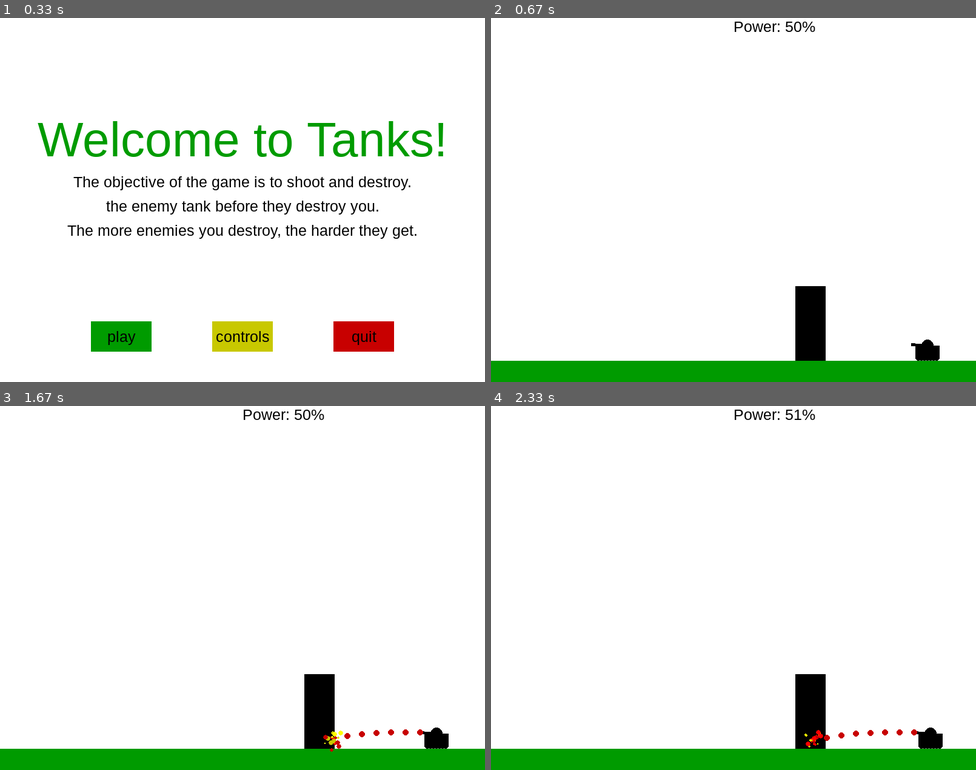
Above: before the commit, frames 1-4 (two rows, left to right).
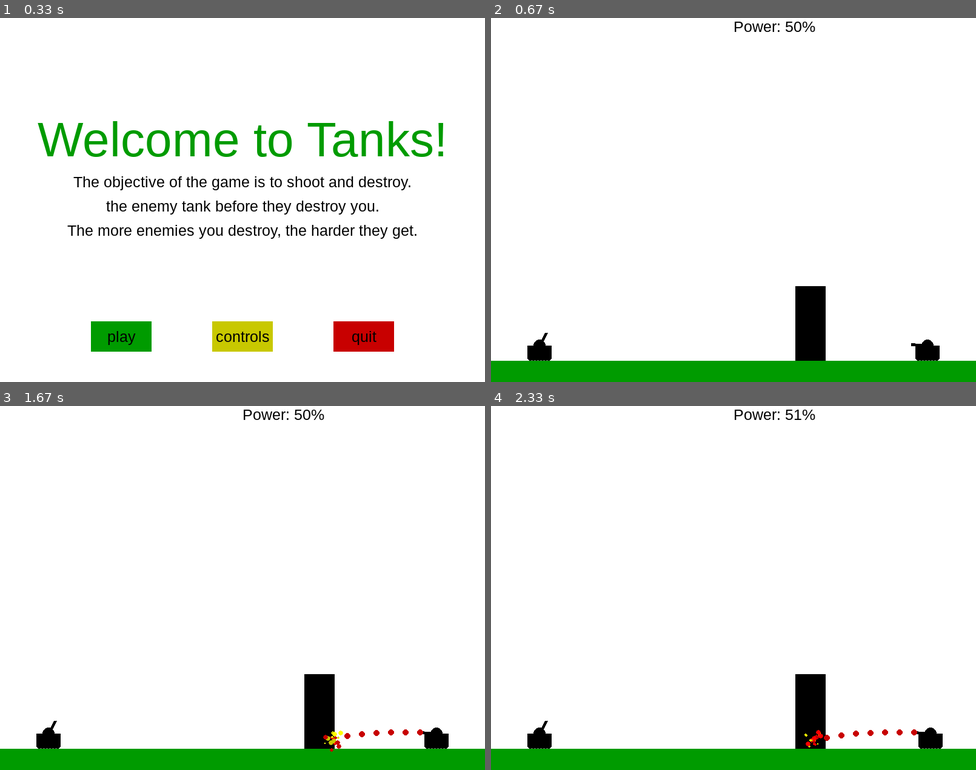
Above: after the commit, the same moments.

Repository: ioarun/pygame-robotics
Game: pygame game, started from tank-game/tank-game.py
Two runs of this game, one before a commit and one after it. Both use one fixed random seed, a clock stepped at 60 frames per second and the inputs below. The source is Python 2; it was converted automatically to run under Python 3.
Inputs:
- Up to frame 1 (0.33 s): no input
- Up to frame 2 (0.67 s): click "play" at 0.42 s
- Up to frame 3 (1.67 s): tap Space at 0.67, 1.07, 1.37 s; hold Right 1-1.47 s; hold D 1-1.47 s
- Up to frame 4 (2.33 s): hold Right 1.83-2.3 s; hold D 1.83-2.3 s; tap Space at 1.9, 2.2 s

Frame 1 is identical in both runs. In frame 2, 0.2% of the frame differs, in the area x 7-13%, y 86-95%; in frame 3, 0.2%; in frame 4, 0.2%.

Commit message:
Add enemy tank

Diff:
--- a/tank-game/tank-game.py
+++ b/tank-game/tank-game.py
@@ -52,6 +52,34 @@
 						(x-15, y - 17),
 						(x-13, y - 19),
 						(x-11, y-21)]
+
+	pygame.draw.circle(gameDisplay, black, (x, y), int(tankHeight/2))
+	pygame.draw.rect(gameDisplay, black, (x - tankWidth/2, y, tankWidth, tankHeight))
+
+	pygame.draw.line(gameDisplay, black, (x, y), possibleTurrets[turPos], 5)
+
+	startX = 15
+	# add wheels
+	for i in range(7):
+		pygame.draw.circle(gameDisplay, black, (x - startX, y + tankHeight), 5)
+		startX -= 5
+
+	# return turret position
+	return possibleTurrets[turPos]
+
+def enemy_tank(x, y, turPos):
+	x = int(x)
+	y = int(y)
+
+	possibleTurrets = [(x+27, y - 2),
+						(x+26, y - 5),
+						(x+25, y - 8),
+						(x+23, y - 12),
+						(x+20, y - 14),
+						(x+18, y - 15),
+						(x+15, y - 17),
+						(x+13, y - 19),
+						(x+11, y-21)]
 
 	pygame.draw.circle(gameDisplay, black, (x, y), int(tankHeight/2))
 	pygame.draw.rect(gameDisplay, black, (x - tankWidth/2, y, tankWidth, tankHeight))
@@ -345,6 +373,10 @@
 	# main tank position on screen
 	mainTankX = display_width*0.9
 	mainTankY = display_height*0.9
+
+	# enemy tank position on screen
+	enemyTankX = display_width*0.1
+	enemyTankY = display_height*0.9
 
 	tankMove = 0
 
@@ -431,6 +463,7 @@
 
 		gameDisplay.fill(white)
 		gun = tank(mainTankX, mainTankY, currentTurPos)
+		enemy_gun = enemy_tank(enemyTankX, enemyTankY, 8)
 
 		fire_power += power_change
 
